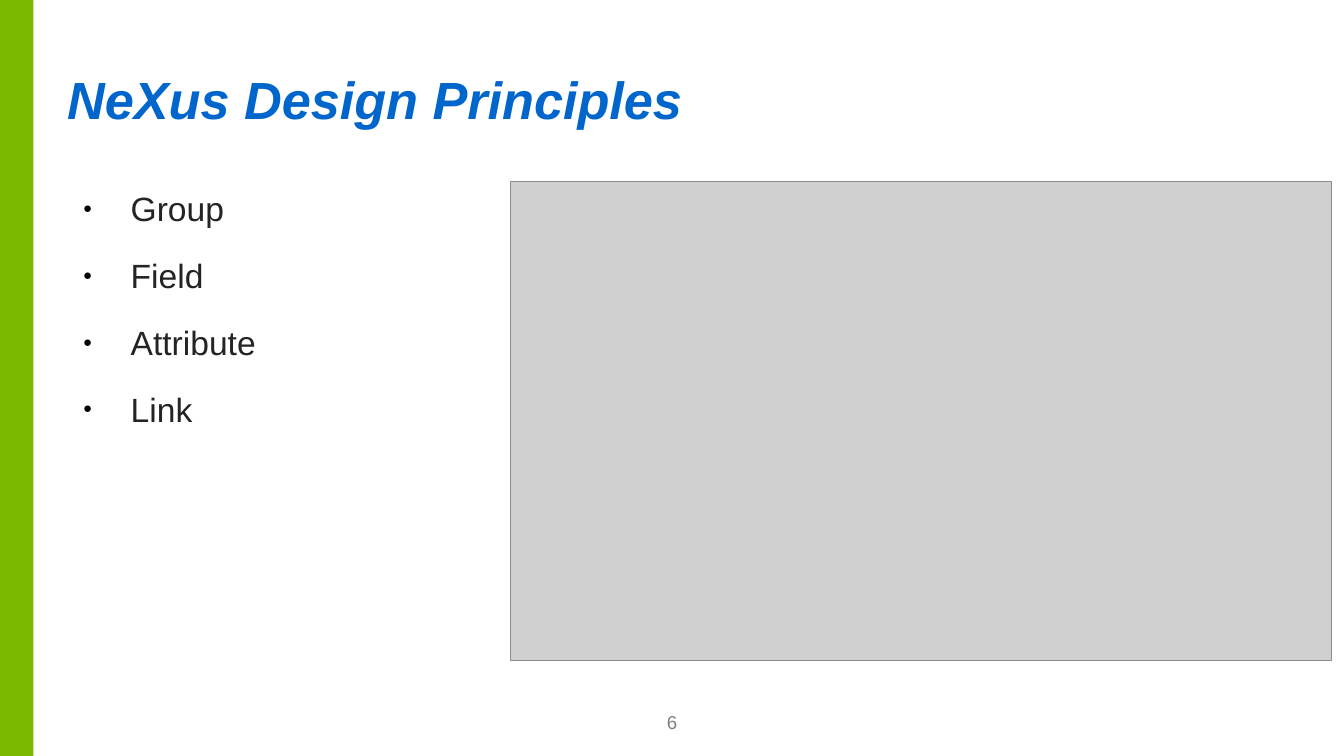
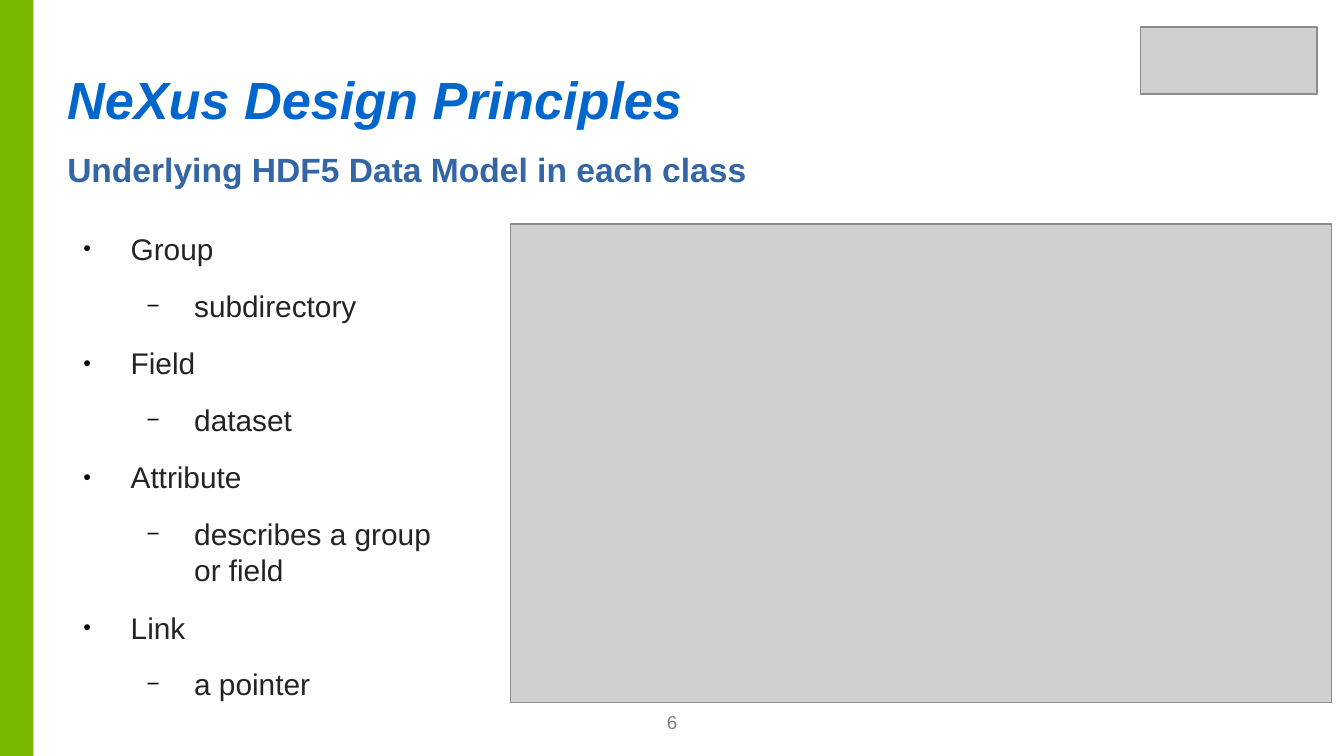
Before and after one commit to nexusformat/communications, a slide deck: slide 6 of 2017/NeXus-Intro.odp. Drawn at 1344x756 pixels with LibreOffice and Linux fonts; fonts in the diff are those of the drawing; grey boxes stand for pictures; background and template pictures are left out. Boxes give left, top, right and bottom in pixels: in the first picture for what was removed or moved away, otherwise in the second. Text is boxed around its words. In the diff, an @@ line names an element or a change of style, - is before the commit and + after.

```diff
--- a/2017/NeXus-Intro.odp
+++ b/2017/NeXus-Intro.odp
@@ picture added at (1141,27,1317,94) @@
@@ text added at (67,157,746,188), 18 pt, text #3465A4, bold @@
+Underlying HDF5 Data Model in each class
@@ text at (131,239,431,701): paragraph added @@
+  − subdirectory
@@ text "Group": place and size @@
-text "Group" at (131,197,256,422)
+text "Group" at (131,239,431,701)
@@ text at (131,239,242,639): size 18 to 16 pt in "Group", "Field", "Attribute", "Link"; less space between paragraphs @@
@@ picture: place and size @@
-picture at (511,181,1332,660)
+picture at (511,224,1332,703)
@@ text at (194,409,292,432): paragraph added @@
+  − dataset
@@ text at (194,523,431,582): paragraph added @@
+  − describes a group
+    or field
@@ text at (194,673,310,701): paragraph added @@
+  − a pointer
```
Also in this commit, not shown: 18 other slides changed, 11 slides added, 6 slides removed, 1 other file.
